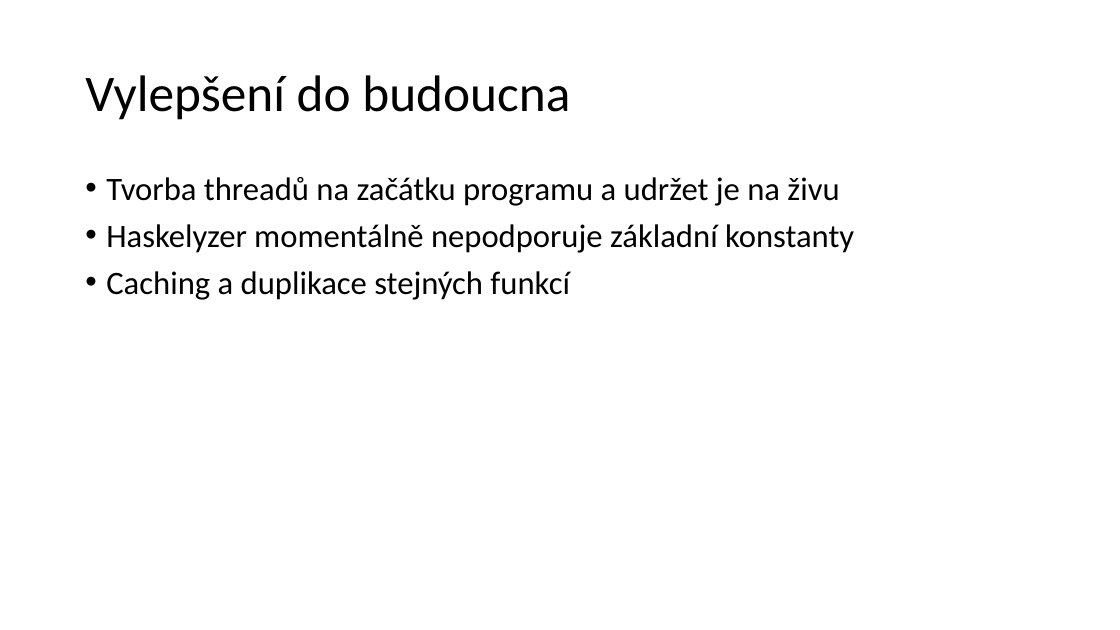
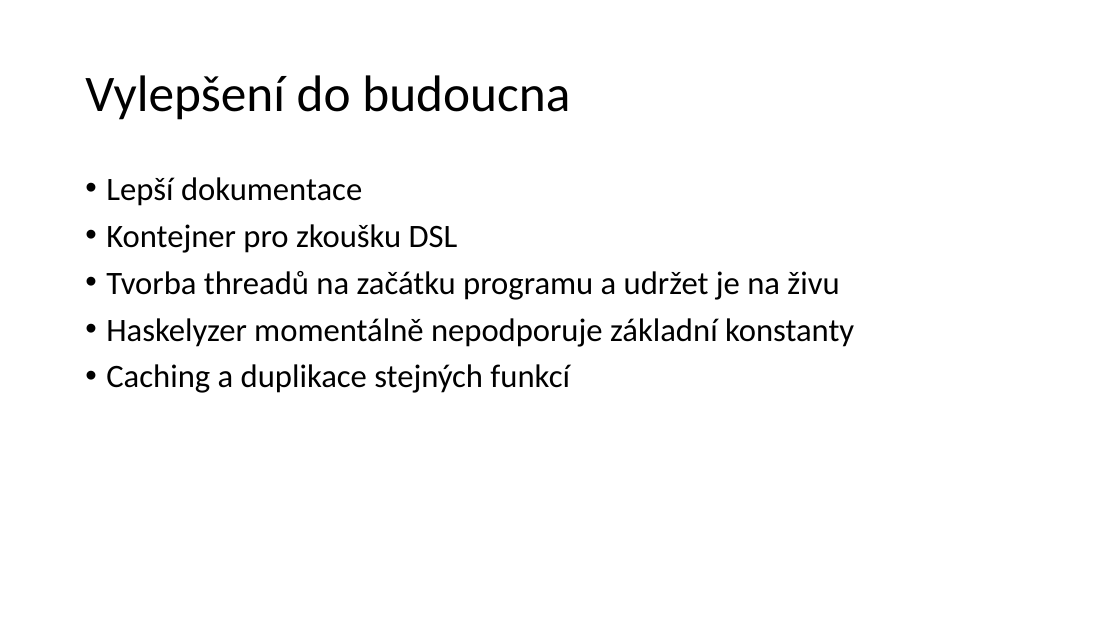
Before and after one commit to SturdyPose/Taskell-bachelor-thesis, a slide deck: slide 20 of TacitProgramming.pptx. Drawn at 1120x630 pixels with LibreOffice and Linux fonts; fonts in the diff are those of the drawing. Boxes give left, top, right and bottom in pixels: in the first picture for what was removed or moved away, otherwise in the second. Text is boxed around its words. In the diff, an @@ line names an element or a change of style, - is before the commit and + after.

```diff
--- a/TacitProgramming.pptx
+++ b/TacitProgramming.pptx
@@ text at (x1=106, y1=177, x2=458, y2=253): paragraphs added @@
+• Lepší dokumentace
+• Kontejner pro zkoušku DSL
```
Also in this commit, not shown: 5 other slides changed, 3 slides added, 3 slides removed.
